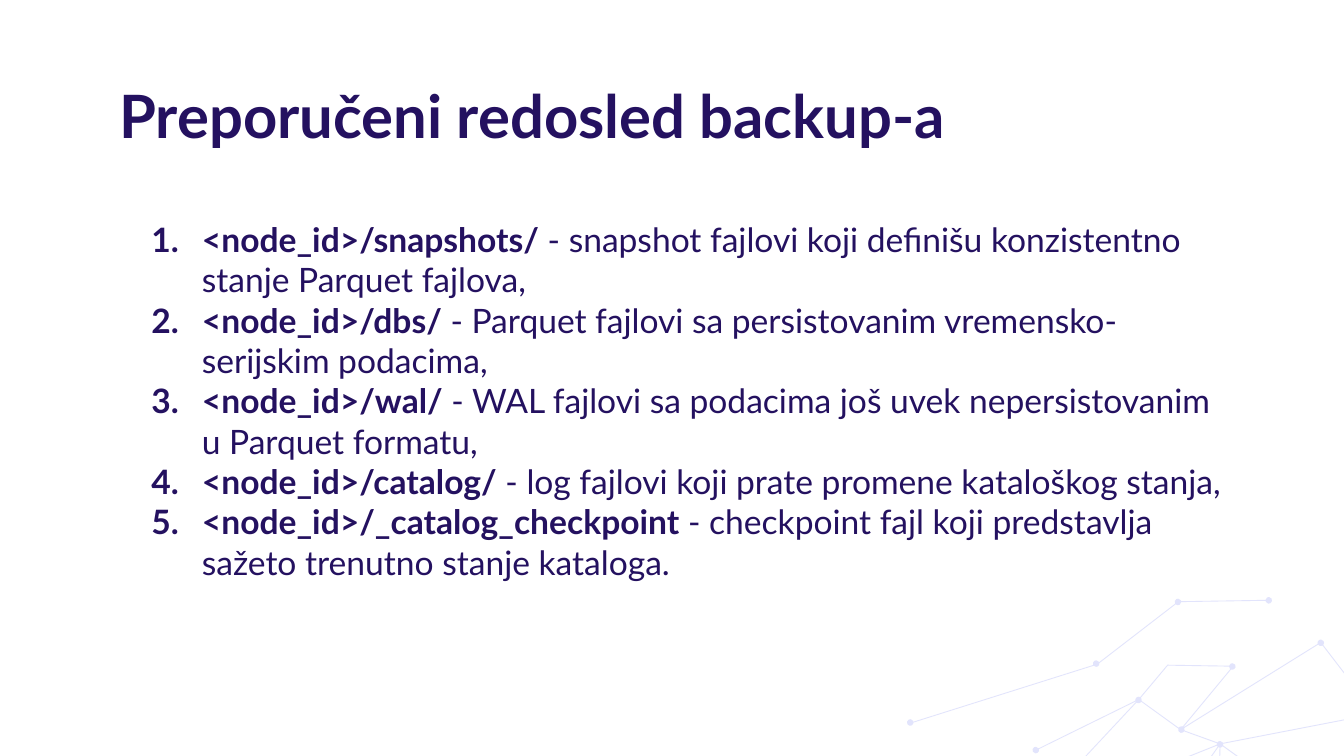
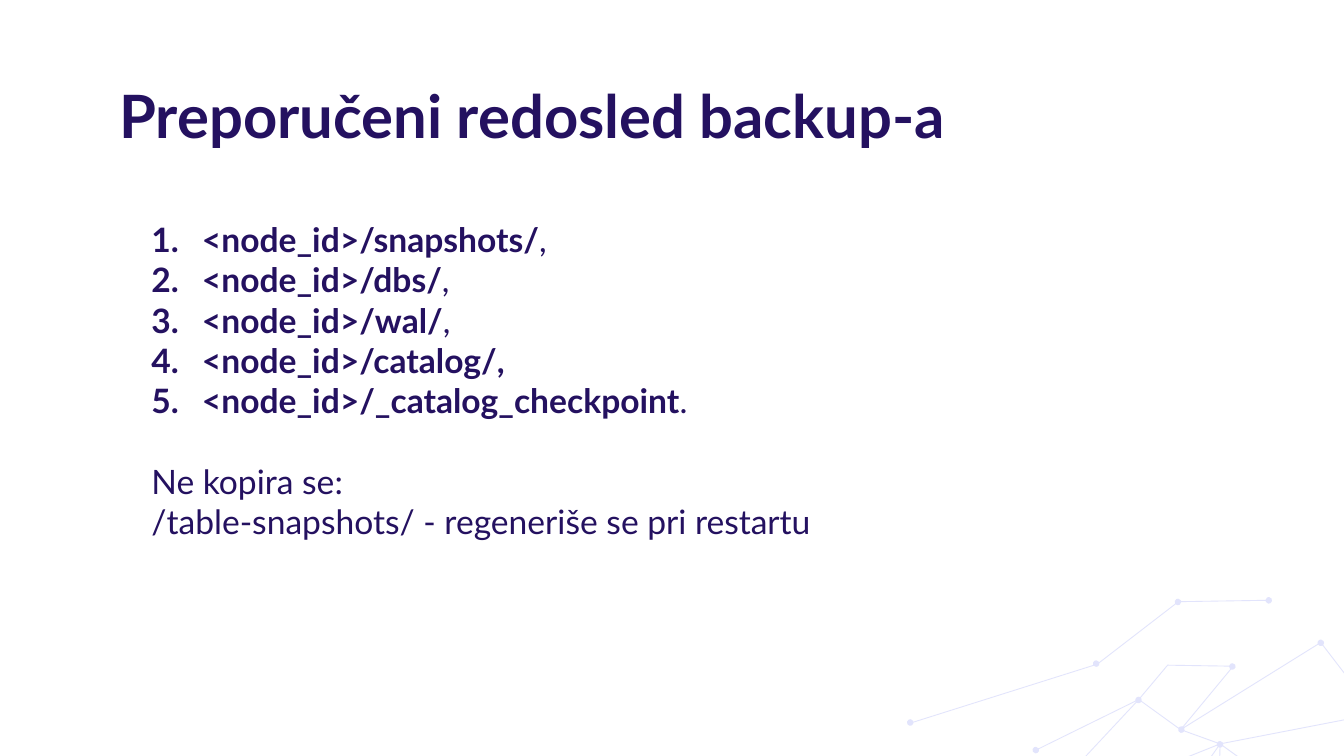
Before and after one commit to anitagolubovic/Backup_restore_InfluxDB_3_Core, a slide deck: slide 6 of Backup_restore.pptx (slide 5 before the commit). Drawn at 1344x756 pixels with LibreOffice and Linux fonts; fonts in the diff are those of the drawing; background and template pictures are left out. Boxes give left, top, right and bottom in pixels: in the first picture for what was removed or moved away, otherwise in the second. Text is boxed around its words. In the diff, an @@ line names an element or a change of style, - is before the commit and + after.

```diff
--- a/Backup_restore.pptx
+++ b/Backup_restore.pptx
@@ subtitle at (151, 227, 810, 540): text changed; bold on @@
-1. <node_id>/snapshots/ - snapshot fajlovi koji definišu konzistentno stanje Parquet fajlova,
-2. <node_id>/dbs/ - Parquet fajlovi sa persistovanim vremensko-serijskim podacima,
-3. <node_id>/wal/ - WAL fajlovi sa podacima još uvek nepersistovanim u Parquet formatu,
-4. <node_id>/catalog/ - log fajlovi koji prate promene kataloškog stanja,
-5. <node_id>/_catalog_checkpoint - checkpoint fajl koji predstavlja sažeto trenutno stanje kataloga.
+1. <node_id>/snapshots/,
+2. <node_id>/dbs/,
+3. <node_id>/wal/,
+4. <node_id>/catalog/,
+5. <node_id>/_catalog_checkpoint.
+Ne kopira se:
+/table-snapshots/ - regeneriše se pri restartu
```
Also in this commit, not shown: 5 other slides changed, 1 slide added, 2 slides removed.
